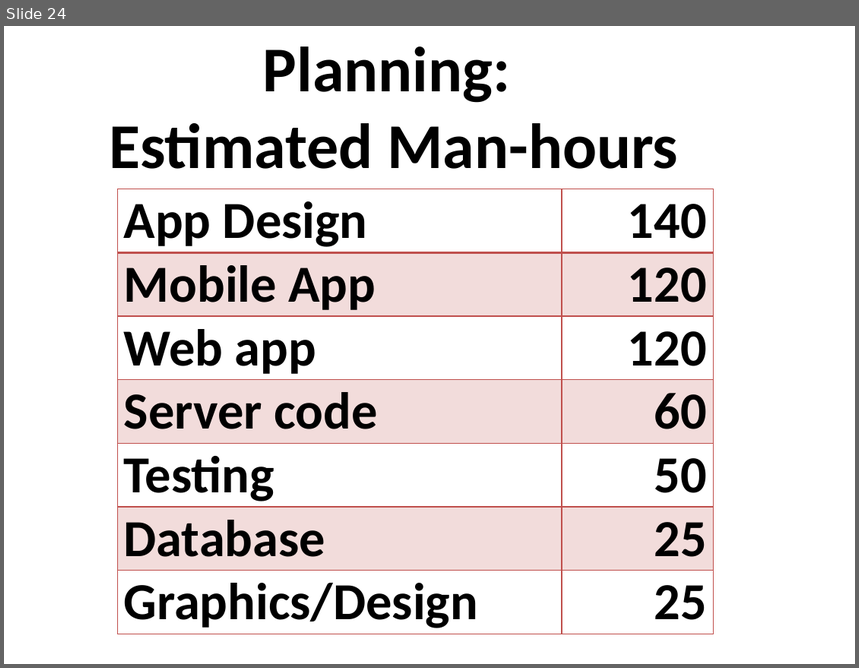
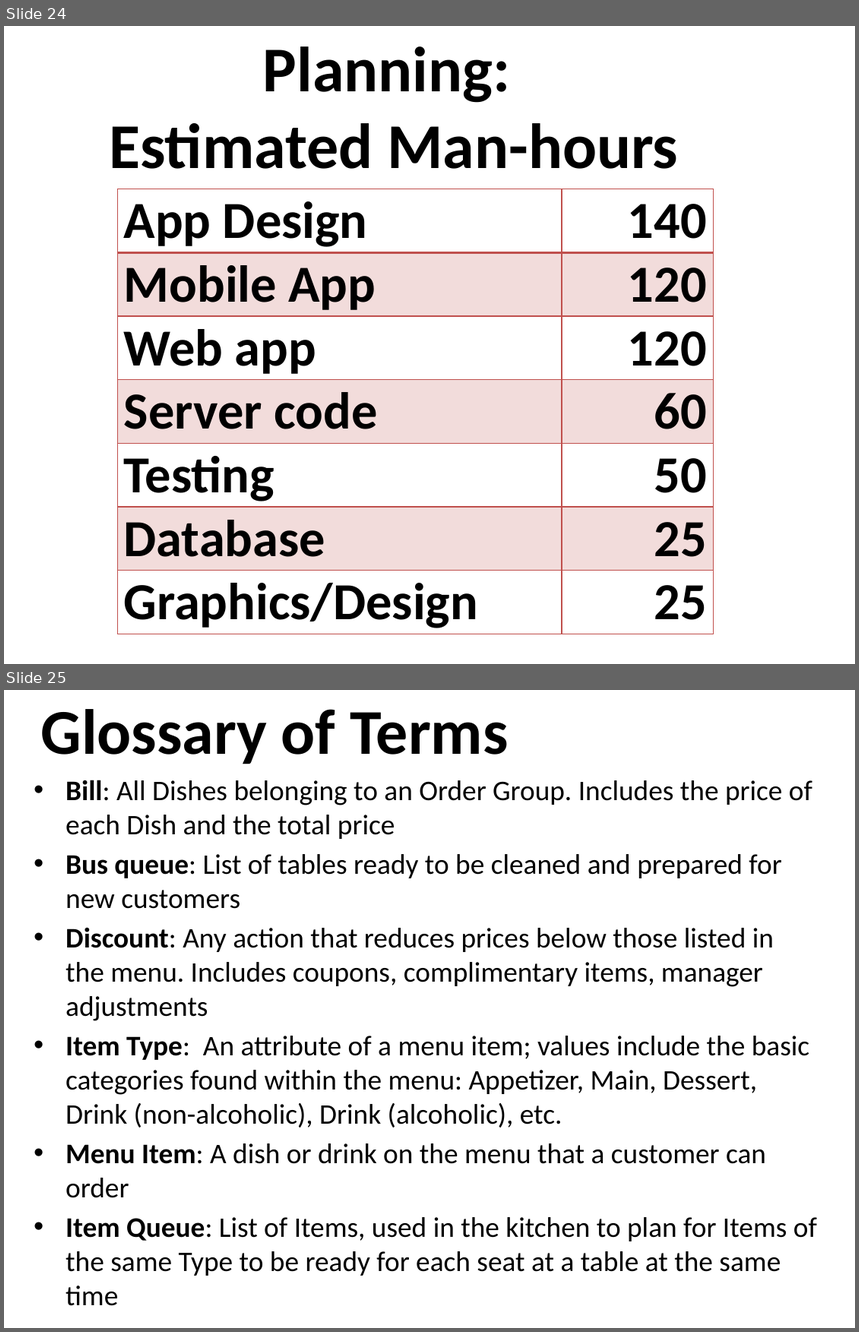
Before and after one commit to osmihi/Capstone, a slide deck: Project Documents/Group3_Presentation1_Capstone.pptx. Shown one above the other, each under a label of ours: slide 24 before the commit, slides 24 and 25 after it. The pictures are 859x668 and 859x1332 pixels, drawn with LibreOffice and Linux fonts; fonts in the diff are those of the drawing; background and template pictures are left out. Boxes give left, top, right and bottom in pixels: in the first picture for what was removed or moved away, otherwise in the second. Text is boxed around its words. In the diff, an @@ line names an element or a change of style, - is before the commit and + after.

Commit message:
glossary ppt update

```diff
--- a/Project Documents/Group3_Presentation1_Capstone.pptx
+++ b/Project Documents/Group3_Presentation1_Capstone.pptx
@@ slide 25 added at <box>4,690,855,1328</box>, background picture (left out) @@
@@ title added at <box>41,709,509,764</box>, 54 pt, text #000000, bold @@
+Glossary of Terms
@@ text added at <box>66,780,817,1306</box>, 24 pt, text #000000 @@
+• Bill: All Dishes belonging to an Order Group. Includes the price of each Dish and the total price
+• Bus queue: List of tables ready to be cleaned and prepared for new customers
+• Discount: Any action that reduces prices below those listed in the menu. Includes coupons, complimentary items, manager adjustments
+• Item Type: An attribute of a menu item; values include the basic categories found within the menu: Appetizer, Main, Dessert, Drink (non-alcoholic), Drink (alcoholic), etc.
+• Menu Item: A dish or drink on the menu that a customer can order
+• Item Queue: List of Items, used in the kitchen to plan for Items of the same Type to be ready for each seat at a table at the same time
```
Also in this commit, not shown: 1 slide changed.
